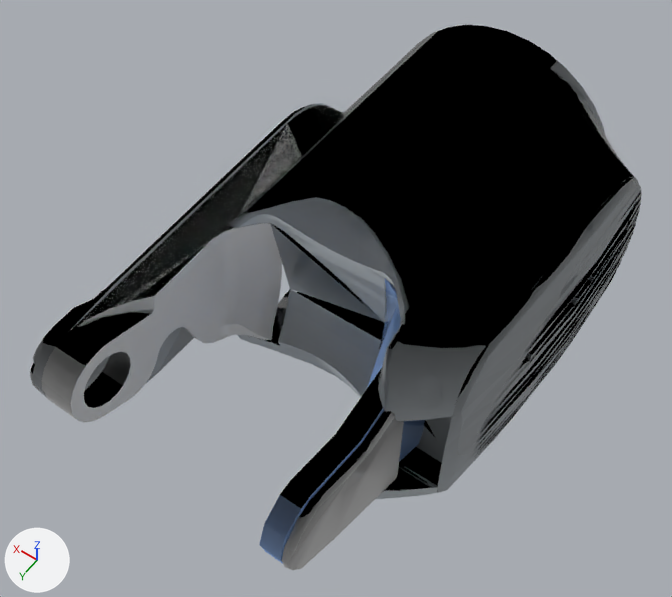
The OBJ model alexander-models/alexander_V1_description/meshes/cycloidal_arm/RightWristYawLink.obj: old version first, new version second.
Camera for both pictures: a 50 mm lens placed at (-0.1026, 0.3292, 0.2328), pointed at (0.0033, 0.1811, 0.0). The axes (+X, +Y, +Z) are drawn at lower left. The lights are the same throughout. Where no turn or scale is listed for an object, it has been applied to the vertices.

In view in the first picture: 'N17_24_P02_01_L_Forearm_Outside_structure', 'N17_24_P02_05_L_Forearm_Inside_structure_lid', 'N17_24_P02_06_L_Forearm_Inside_structure', 'N17_24_P02_06_L_Forearm_Inside_structure001', 'N17_24_P02_07_L_Forearm_Outside_structure_lid', 'N17_24_P02_08_Forearm_Heatsink', 'N17_24_P02_10_L_Forearm_cover_Inside', 'N17_24_P02_11_L_Forearm_cover_Outside'.
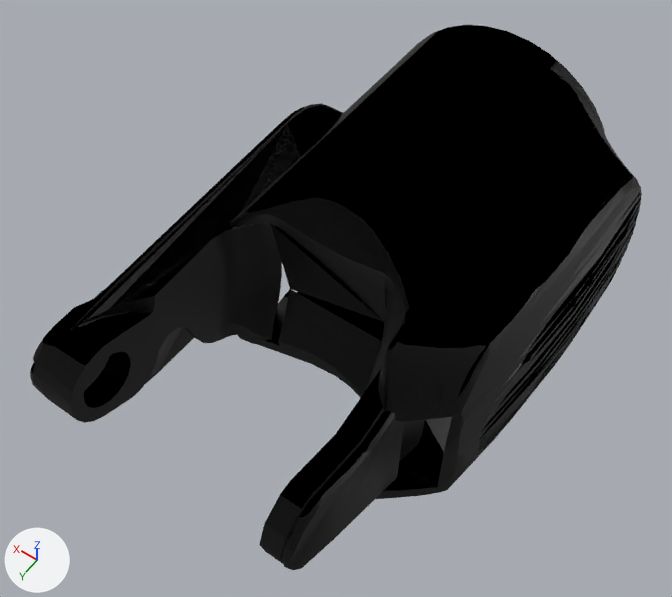
Boxes (x1, y1, x2, y2) around the edits, measured in the pictures (672 x 597 px):
'N17_24_P02_10_L_Forearm_cover_Inside', recoloured (grey to black): (229, 31, 638, 421) in both
'N17_24_P02_06_L_Forearm_Inside_structure', recoloured (grey to black): (42, 105, 343, 423) in both
'N17_24_P02_08_Forearm_Heatsink', recoloured (grey to black): (438, 177, 642, 493) in both
'N17_24_P02_11_L_Forearm_cover_Outside', recoloured (grey to black): (238, 281, 539, 499) in both
'N17_24_P02_07_L_Forearm_Outside_structure_lid', recoloured (grey to black): (282, 411, 404, 570) in both
'N17_24_P02_01_L_Forearm_Outside_structure', recoloured (blue to black): (259, 279, 425, 564) in both
'N17_24_P02_05_L_Forearm_Inside_structure_lid', recoloured (grey to black): (30, 103, 330, 397) in both
'N17_24_P02_06_L_Forearm_Inside_structure001', recoloured (grey to black): (81, 107, 336, 323) in both

The change, as a diff of the scene's bpy script:
```diff
--- a/alexander-models/alexander_V1_description/meshes/cycloidal_arm/RightWristYawLink.obj.py
+++ b/alexander-models/alexander_V1_description/meshes/cycloidal_arm/RightWristYawLink.obj.py
@@ me_n17_24_p02_01_l_forearm_outside_structure @@
 me_n17_24_p02_01_l_forearm_outside_structure.from_pydata(...)  # 56 vertices, 108 faces; spans x -0.0389..-0.0178, y 0.1852..0.2637, z -0.0302..0.0328
-me_n17_24_p02_01_l_forearm_outside_structure.materials.append(mat_material__38)  # blue #84a6db
+me_n17_24_p02_01_l_forearm_outside_structure.materials.append(mat_procedural_car_paint)  # black #3f3f3f
@@ me_n17_24_p02_05_l_forearm_inside_structure_lid @@
 me_n17_24_p02_05_l_forearm_inside_structure_lid.from_pydata(...)  # 138 vertices, 271 faces; spans x 0.044..0.05, y 0.109..0.264, z -0.031..0.03
-me_n17_24_p02_05_l_forearm_inside_structure_lid.materials.append(mat_material__39)  # grey #9fa5aa
+me_n17_24_p02_05_l_forearm_inside_structure_lid.materials.append(mat_procedural_car_paint)  # black #3f3f3f
@@ me_n17_24_p02_06_l_forearm_inside_structure @@
 me_n17_24_p02_06_l_forearm_inside_structure.from_pydata(...)  # 304 vertices, 478 faces; spans x 0.018..0.044, y 0.109..0.264, z -0.031..0.031
-me_n17_24_p02_06_l_forearm_inside_structure.materials.append(mat_material__40)  # light grey #d2d2d2
+me_n17_24_p02_06_l_forearm_inside_structure.materials.append(mat_procedural_car_paint)  # black #3f3f3f
@@ me_n17_24_p02_06_l_forearm_inside_structure001 @@
 me_n17_24_p02_06_l_forearm_inside_structure001.from_pydata(...)  # 53 vertices, 53 faces; spans x 0.0183..0.0437, y 0.1094..0.2506, z -0.0307..0.0308
-me_n17_24_p02_06_l_forearm_inside_structure001.materials.append(mat_material__40)  # light grey #d2d2d2
+me_n17_24_p02_06_l_forearm_inside_structure001.materials.append(mat_procedural_car_paint)  # black #3f3f3f
@@ me_n17_24_p02_07_l_forearm_outside_structure_lid @@
 me_n17_24_p02_07_l_forearm_outside_structure_lid.from_pydata(...)  # 31 vertices, 58 faces; spans x -0.0425..-0.0395, y 0.2121..0.2637, z -0.0197..0.0266
-me_n17_24_p02_07_l_forearm_outside_structure_lid.materials.append(mat_material__41)  # grey #bbbbbb
+me_n17_24_p02_07_l_forearm_outside_structure_lid.materials.append(mat_procedural_car_paint)  # black #3f3f3f
@@ me_n17_24_p02_08_forearm_heatsink @@
 me_n17_24_p02_08_forearm_heatsink.from_pydata(...)  # 387 vertices, 768 faces; spans x -0.0638..-0.0527, y 0.0998..0.2133, z -0.0353..0.0352
-me_n17_24_p02_08_forearm_heatsink.materials.append(mat_material__39)  # grey #9fa5aa
+me_n17_24_p02_08_forearm_heatsink.materials.append(mat_procedural_car_paint)  # black #3f3f3f
@@ me_n17_24_p02_10_l_forearm_cover_inside @@
 me_n17_24_p02_10_l_forearm_cover_inside.from_pydata(...)  # 548 vertices, 1092 faces; spans x -0.0595..0.0435, y 0.084..0.2197, z -0.0129..0.0435
-me_n17_24_p02_10_l_forearm_cover_inside.materials.append(mat_material__42)  # grey #b1b7bc
+me_n17_24_p02_10_l_forearm_cover_inside.materials.append(mat_procedural_car_paint)  # black #3f3f3f
@@ me_n17_24_p02_11_l_forearm_cover_outside @@
 me_n17_24_p02_11_l_forearm_cover_outside.from_pydata(...)  # 740 vertices, 1459 faces; spans x -0.0595..0.0415, y 0.084..0.2274, z -0.0435..0.0
-me_n17_24_p02_11_l_forearm_cover_outside.materials.append(mat_material__42)  # grey #b1b7bc
+me_n17_24_p02_11_l_forearm_cover_outside.materials.append(mat_procedural_car_paint)  # black #3f3f3f
```
